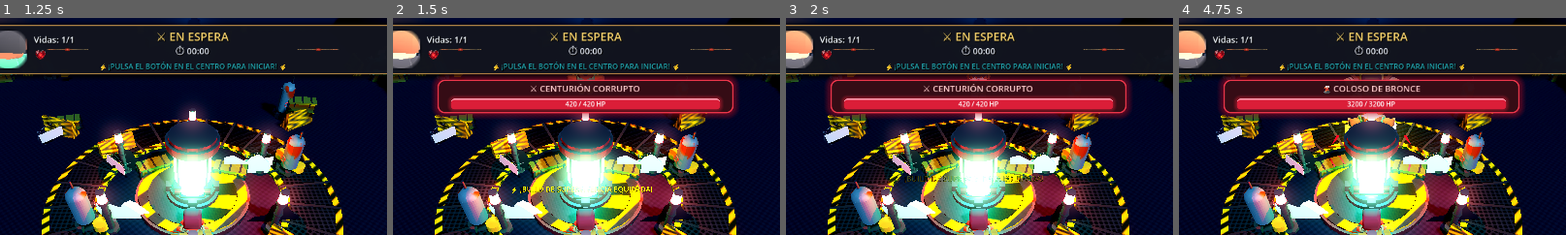
Above: before the commit, frames 1-4 (left to right).
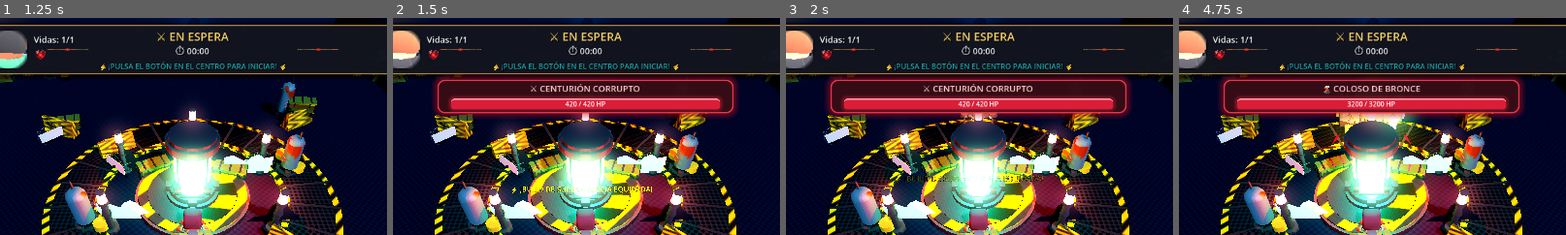
Above: after the commit, the same moments.

Repository: Project-Duplaa/Click-the-button-3D
Game: Godot game, scene res://main.tscn
The game is run twice, just before and just after one commit, with the same random seed, the same clock (stepped at 60 frames per second) and the same inputs.
Inputs:
- Up to frame 1 (1.25 s): click "👑 JEFES (▲)" at 0.5 s
- Up to frame 2 (1.5 s): click "⚔️ W3: Centurión (420 HP)" at 1.25 s
- Up to frame 3 (2 s): no input
- Up to frame 4 (4.75 s): click "🛡️ W6: Gladiador (950 HP)" at 2 s; click "🏹 W9: Maestra (1800 HP)" at 2.75 s; click "🌋 W12: Coloso (3200 HP)" at 3.5 s; click "👑 JEFES (▼)" at 4.25 s
The pictures show only the part of the screen within x 25-75%, y 0-50%; the shares and areas given below are measured in that part.

Frame 1 is identical in both runs. In frame 2, 0.2% of the frame differs, in the area x 44-55%, y 25-29%; in frame 3, 0.3%; in frame 4, 1.9%, in the area x 38-63%, y 25-66%.

Commit message:
feat(enemigos-jefes): asignar modelos cartoon a los nuevos jefes (Centurion, Coloso y Maestra) y calibrar limites de camara y cielo subterraneo

Diff:
--- a/camara_sigue.gd
+++ b/camara_sigue.gd
@@ -3,8 +3,8 @@
 @export var objetivo: Node3D
 @export var distancia = Vector3(0, 12.0, 9.5)
 @export var suavizado = 4.0
-@export var limite_min = Vector2(-27, -27)
-@export var limite_max = Vector2(27, 27)
+@export var limite_min = Vector2(-22.5, -22.5)
+@export var limite_max = Vector2(22.5, 22.5)
 
 var _shake_intensidad: float = 0.0
 
--- a/centurion_corrupto.tscn
+++ b/centurion_corrupto.tscn
@@ -1,7 +1,7 @@
 [gd_scene load_steps=7 format=3]
 
 [ext_resource type="Script" path="res://centurion_corrupto.gd" id="1_centurion"]
-[ext_resource type="PackedScene" path="res://personaje/character-male-a.glb" id="2_modelo"]
+[ext_resource type="PackedScene" uid="uid://xa3rc81rfyak" path="res://assets/modelos/mecha_infectado.glb" id="2_modelo"]
 
 [sub_resource type="CapsuleShape3D" id="CapsulaCenturion"]
 radius = 0.65
@@ -26,7 +26,7 @@
 shape = SubResource("CapsulaCenturion")
 
 [node name="Modelo" parent="." instance=ExtResource("2_modelo")]
-transform = Transform3D(-4.2, 0, 0, 0, 4.2, 0, 0, 0, -4.2, 0, 0, 0)
+transform = Transform3D(1.3, 0, 0, 0, 1.3, 0, 0, 0, 1.3, 0, 0, 0)
 
 [node name="TelegraphSuelo" type="MeshInstance3D" parent="."]
 transform = Transform3D(1, 0, 0, 0, 1, 0, 0, 0, 1, 0, 0.05, 0)
--- a/coloso_bronce.tscn
+++ b/coloso_bronce.tscn
@@ -1,7 +1,7 @@
 [gd_scene load_steps=7 format=3]
 
 [ext_resource type="Script" path="res://coloso_bronce.gd" id="1_coloso"]
-[ext_resource type="PackedScene" path="res://personaje/character-male-d.glb" id="2_modelo"]
+[ext_resource type="PackedScene" uid="uid://cohqnov7j8fie" path="res://assets/modelos/amalgama_radiactiva.glb" id="2_modelo"]
 
 [sub_resource type="CapsuleShape3D" id="CapsulaColoso"]
 radius = 1.1
@@ -26,7 +26,7 @@
 shape = SubResource("CapsulaColoso")
 
 [node name="Modelo" parent="." instance=ExtResource("2_modelo")]
-transform = Transform3D(-5.8, 0, 0, 0, 5.8, 0, 0, 0, -5.8, 0, 0, 0)
+transform = Transform3D(1.8, 0, 0, 0, 1.8, 0, 0, 0, 1.8, 0, 0, 0)
 
 [node name="TelegraphPisada" type="MeshInstance3D" parent="."]
 transform = Transform3D(1, 0, 0, 0, 1, 0, 0, 0, 1, 0, 0.05, 0)
--- a/maestra_sanguinaria.tscn
+++ b/maestra_sanguinaria.tscn
@@ -1,7 +1,7 @@
 [gd_scene load_steps=5 format=3]
 
 [ext_resource type="Script" path="res://maestra_sanguinaria.gd" id="1_maestra"]
-[ext_resource type="PackedScene" path="res://personaje/character-female-e.glb" id="2_modelo"]
+[ext_resource type="PackedScene" uid="uid://dblr6mpl25scn" path="res://assets/modelos/simbionte_espinoso.glb" id="2_modelo"]
 
 [sub_resource type="CapsuleShape3D" id="CapsulaMaestra"]
 radius = 0.7
@@ -15,7 +15,7 @@
 shape = SubResource("CapsulaMaestra")
 
 [node name="Modelo" parent="." instance=ExtResource("2_modelo")]
-transform = Transform3D(-4.4, 0, 0, 0, 4.4, 0, 0, 0, -4.4, 0, 0, 0)
+transform = Transform3D(1.4, 0, 0, 0, 1.4, 0, 0, 0, 1.4, 0, 0, 0)
 
 [node name="LuzMaestra" type="OmniLight3D" parent="."]
 transform = Transform3D(1, 0, 0, 0, 1, 0, 0, 0, 1, 0, 2.5, 0)
--- a/main.tscn
+++ b/main.tscn
@@ -24,7 +24,7 @@
 
 [sub_resource type="Environment" id="EntornoColiseo"]
 background_mode = 1
-background_color = Color(0.05, 0.07, 0.1, 1)
+background_color = Color(0.015, 0.018, 0.025, 1)
 ambient_light_source = 2
 ambient_light_color = Color(0.24, 0.28, 0.36, 1)
 ambient_light_energy = 0.85
